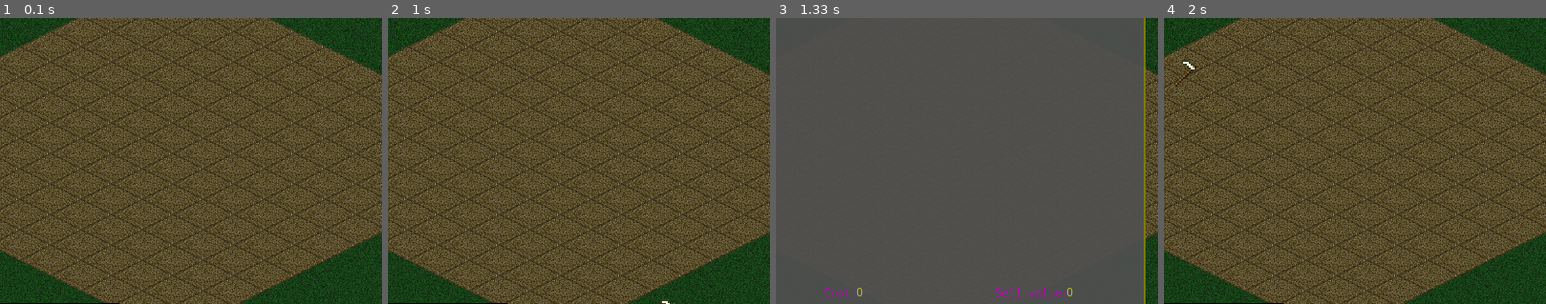
Above: before the commit, frames 1-4 (left to right).
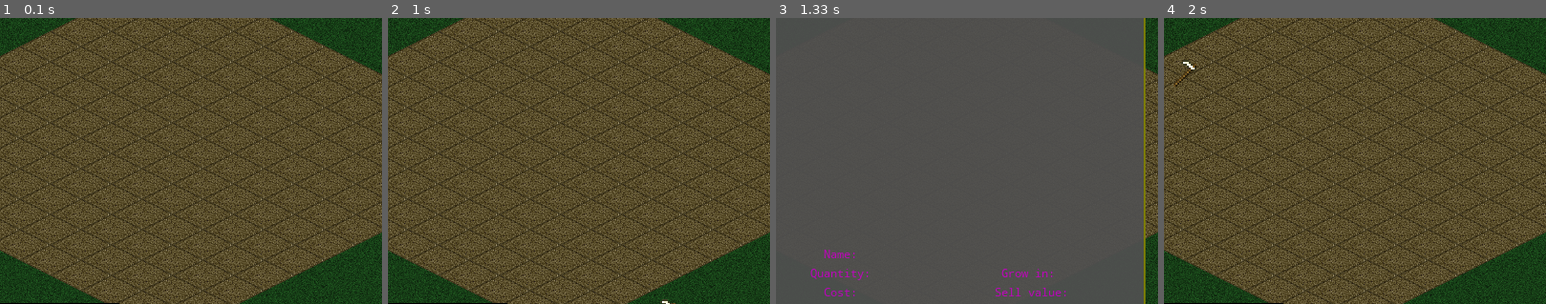
Above: after the commit, the same moments.

Repository: orneo1212/PythonFarmGame
Game: pygame game, started from pyFarmGame.py
Same seed, same stepped clock (60 frames per second), same inputs: the game is played once before the commit and once after it. The source is Python 2; it was converted automatically to run under Python 3.
Inputs (mouse positions are % of the whole screen's width and height, from its top left):
- Up to frame 1 (0.1 s): no input
- Up to frame 2 (1 s): click (50, 50) at 0.38 s; click (60, 72) at 0.72 s
- Up to frame 3 (1.33 s): tap S at 1 s
- Up to frame 4 (2 s): tap S at 1.33 s; click (26, 30) at 1.72 s
The pictures show only the part of the screen within x 27-77%, y 17-67%; the shares and areas given below are measured in that part.

Frames 1-2 are identical in both runs. In frame 3, 0.4% of the frame differs, in the area x 9-78%, y 81-98%; in frame 4, nothing differs.

Commit message:
More item info in market

Diff:
--- a/farmlib/marketwindow.py
+++ b/farmlib/marketwindow.py
@@ -53,26 +53,59 @@
             if posx > columns:
                 posx = 0
                 posy += 1
+        #===================
+        # DRAW ITEM DETAILS
+        #===================
         #Title
         titlelabel = Label("Market place", (200, 0), size = 18,
                            color = (255, 255, 0), align = "center")
         self.addwidget(titlelabel)
+
         #Costlabel
         costlabel = Label("Cost:", (80, 340), size = 12,
                            color = (200, 0, 200), align = "center")
         self.addwidget(costlabel)
         #Cost value
-        self.costvalue = Label("0", (100, 340), size = 12,
+        self.costvalue = Label("", (100, 340), size = 12,
                            color = (200, 200, 50), align = "center")
         self.addwidget(self.costvalue)
+
         #Selllabel
         selllabel = Label("Sell value:", (280, 340), size = 12,
                            color = (200, 0, 200), align = "center")
         self.addwidget(selllabel)
         #Sell value
-        self.sellvalue = Label("0", (320, 340), size = 12,
+        self.sellvalue = Label("", (320, 340), size = 12,
                            color = (200, 200, 50), align = "center")
         self.addwidget(self.sellvalue)
+
+        #Name label
+        namelabel = Label("Name:", (80, 300), size = 12,
+                           color = (200, 0, 200), align = "center")
+        self.addwidget(namelabel)
+        #Name value
+        self.namevalue = Label("", (100, 300), size = 12,
+                           color = (200, 200, 50), align = "center")
+        self.addwidget(self.namevalue)
+
+        #Quantity label
+        quantitylabel = Label("Quantity:", (80, 320), size = 12,
+                           color = (200, 0, 200), align = "center")
+        self.addwidget(quantitylabel)
+        #Quantity value
+        self.quantityvalue = Label("", (120, 320), size = 12,
+                           color = (200, 200, 50), align = "center")
+        self.addwidget(self.quantityvalue)
+
+        #grow label
+        growlabel = Label("Grow in: ", (280, 320), size = 12,
+                           color = (200, 0, 200), align = "center")
+        self.addwidget(growlabel)
+        #grow value
+        self.growvalue = Label("", (320, 320), size = 12,
+                           color = (200, 200, 50), align = "center")
+        self.addwidget(self.growvalue)
+
         #Message
         self.message = Label("", (10, 360), size = 12,
                            color = (255, 0, 255), align = "center")
@@ -109,6 +142,9 @@
         cost = self.get_item_cost(itemid)
         self.costvalue.settext(cost)
         self.sellvalue.settext(int(cost / 2))
+        self.namevalue.settext(seeds[itemid]["name"])
+        self.quantityvalue.settext(str(seeds[itemid]["growquantity"]))
+        self.growvalue.settext(str(seeds[itemid]["growtime"] / 60) + " min")
         self.update_buy_sell_button(itemid)
 
     def on_buy_clicked(self, widget, **data):
